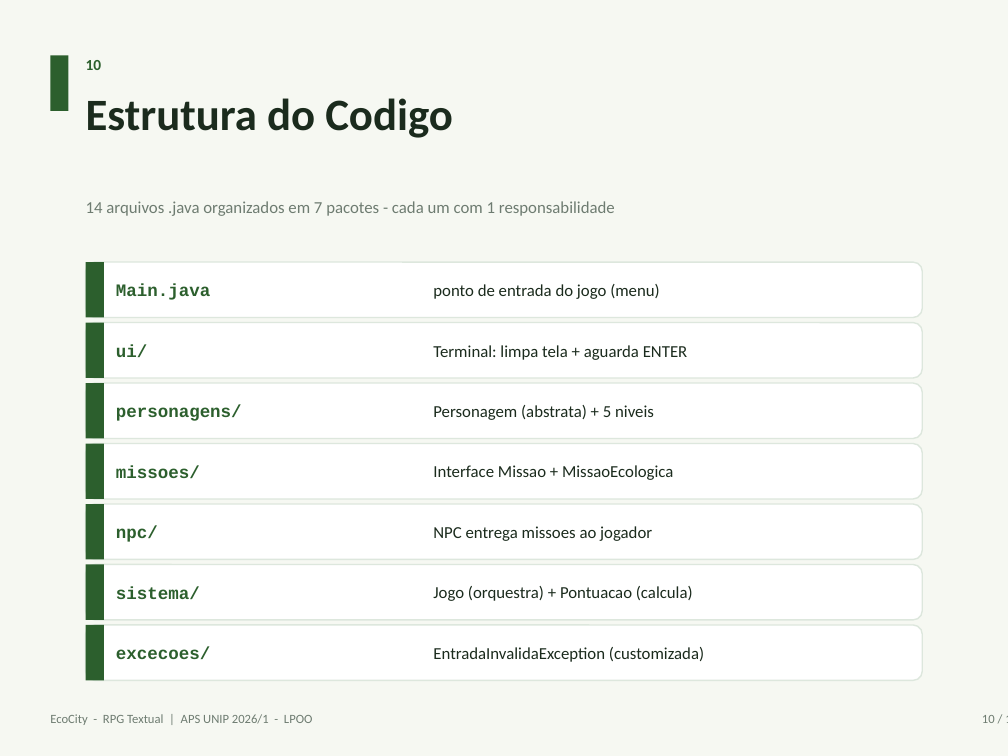
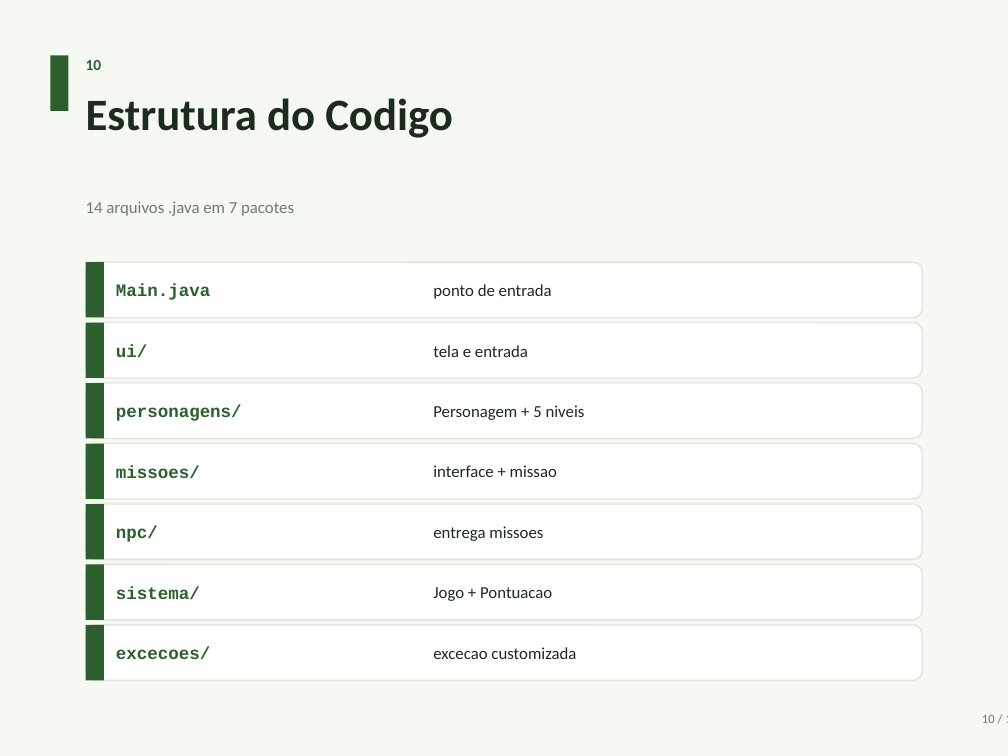
Before and after one commit to BielmFranco/EcoCity, a slide deck: slide 10 of relatorio/ApresentacaoEcoCity.pptx. Drawn at 1008x756 pixels with LibreOffice and Linux fonts; fonts in the diff are those of the drawing. Boxes give left, top, right and bottom in pixels: in the first picture for what was removed or moved away, otherwise in the second. Text is boxed around its words. In the diff, an @@ line names an element or a change of style, - is before the commit and + after.

```diff
--- a/relatorio/ApresentacaoEcoCity.pptx
+++ b/relatorio/ApresentacaoEcoCity.pptx
@@ text at (x1=86, y1=201, x2=294, y2=216): text changed @@
-14 arquivos .java organizados em 7 pacotes - cada um com 1 responsabilidade
+14 arquivos .java em 7 pacotes
@@ text at (x1=433, y1=284, x2=552, y2=299): text changed @@
-ponto de entrada do jogo (menu)
+ponto de entrada
@@ text at (x1=433, y1=345, x2=528, y2=357): text changed @@
-Terminal: limpa tela + aguarda ENTER
+tela e entrada
@@ text at (x1=433, y1=405, x2=585, y2=420): text changed @@
-Personagem (abstrata) + 5 niveis
+Personagem + 5 niveis
@@ text at (x1=433, y1=465, x2=557, y2=477): text changed @@
-Interface Missao + MissaoEcologica
+interface + missao
@@ text at (x1=433, y1=526, x2=543, y2=541): text changed @@
-NPC entrega missoes ao jogador
+entrega missoes
@@ text at (x1=433, y1=587, x2=552, y2=601): text changed @@
-Jogo (orquestra) + Pontuacao (calcula)
+Jogo + Pontuacao
@@ text at (x1=433, y1=647, x2=576, y2=659): text changed @@
-EntradaInvalidaException (customizada)
+excecao customizada
@@ text removed at (x1=50, y1=714, x2=313, y2=725) @@
-EcoCity - RPG Textual | APS UNIP 2026/1 - LPOO
```
Also in this commit, not shown: 11 other slides changed, 1 other file.
